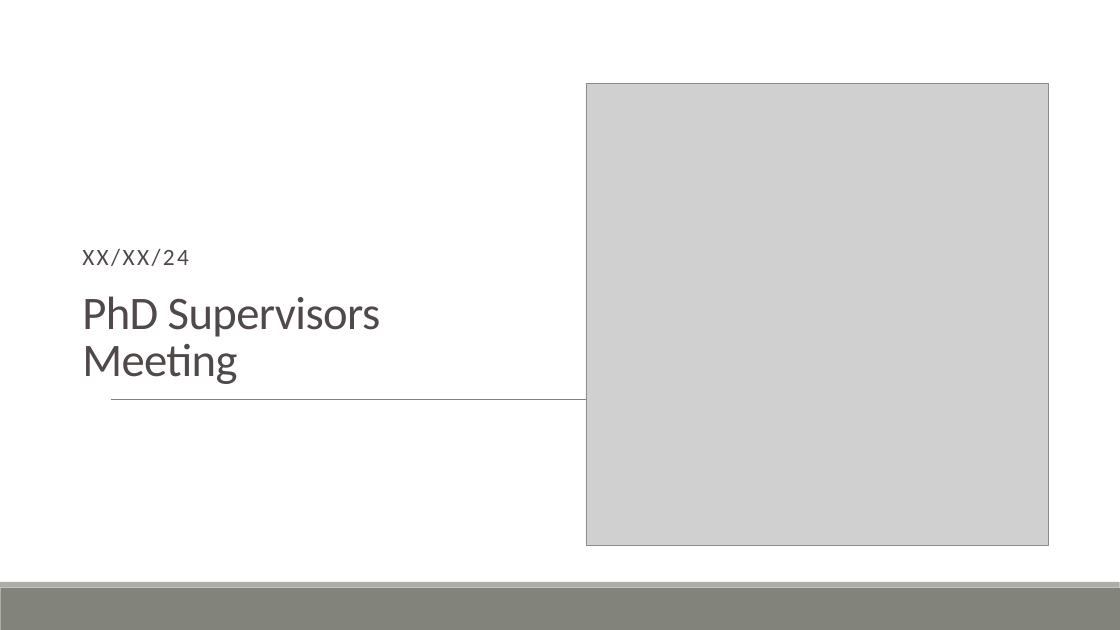
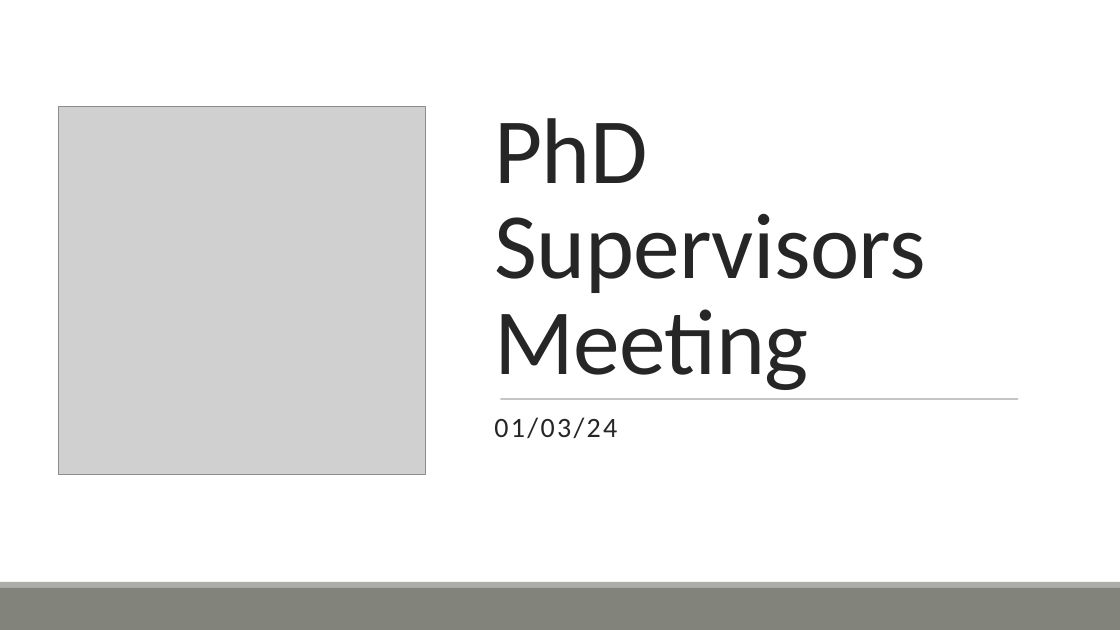
Before and after one commit to ofithcheallaigh/phd, a slide deck: slide 1 of Presentations/Supervisor Meetings/2024/Upcoming Meeting.pptx. Drawn at 1120x630 pixels with LibreOffice and Linux fonts; fonts in the diff are those of the drawing; grey boxes stand for pictures. Boxes give left, top, right and bottom in pixels: in the first picture for what was removed or moved away, otherwise in the second. Text is boxed around its words. In the diff, an @@ line names an element or a change of style, - is before the commit and + after.

Commit message:
Added LF system diagram, and changed some slide formatting

```diff
--- a/Presentations/Supervisor Meetings/2024/Upcoming Meeting.pptx
+++ b/Presentations/Supervisor Meetings/2024/Upcoming Meeting.pptx
@@ rectangle added at [0, 0, 1120, 582], fill #FFFFFF @@
@@ title "PhD Supervisors Meeting": place and size @@
-title "PhD Supervisors Meeting" at [82, 296, 381, 384]
+title "PhD Supervisors Meeting" at [494, 118, 925, 390]
@@ title "PhD Supervisors Meeting" at [494, 118, 925, 390]: size 40 to 80 pt, text colour #514949 to #262626; vertical alignment top to bottom @@
@@ picture: place and size @@
-picture at [586, 84, 1049, 546]
+picture at [58, 107, 426, 475]
@@ line removed from (111, 399) to (1018, 399) @@
@@ subtitle "01/03/24" at [494, 417, 617, 438]: vertical alignment bottom to top @@
@@ subtitle at [494, 417, 617, 438]: text changed; size 20 to 24 pt; text colour #514949 to #262626 @@
-XX/XX/24
+01/03/24
@@ line added from (501, 399) to (1018, 399), #514949 0.5 pt @@
@@ rectangle removed at [0, 588, 1120, 630] @@
@@ rectangle removed at [0, 582, 1120, 588] @@
@@ rectangle added at [0, 582, 1120, 588], fill #ACADA8 @@
@@ rectangle added at [0, 588, 1120, 630], fill #82847C @@
```
Also in this commit, not shown: 6 other slides changed, 1 slide added, 1 slide removed.
